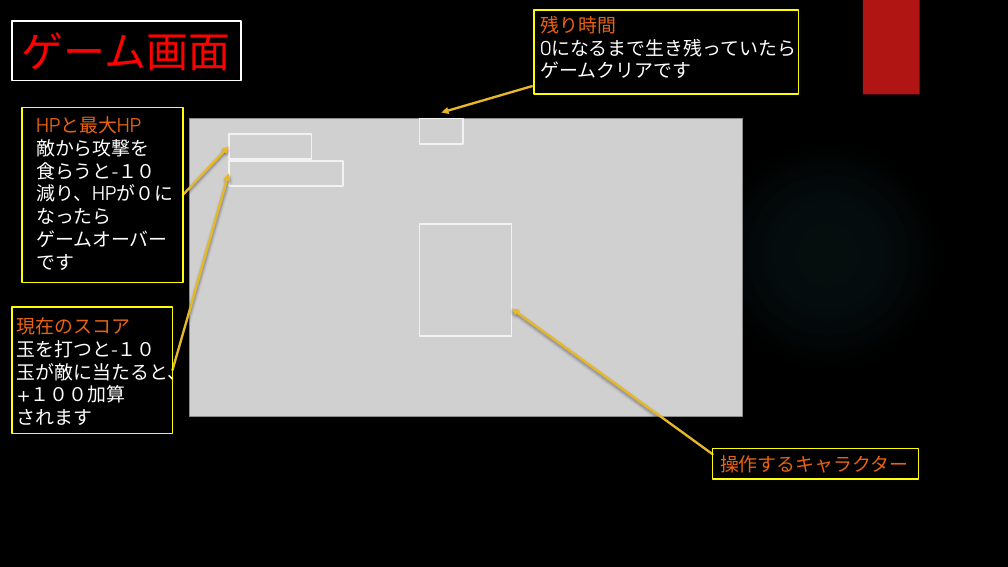
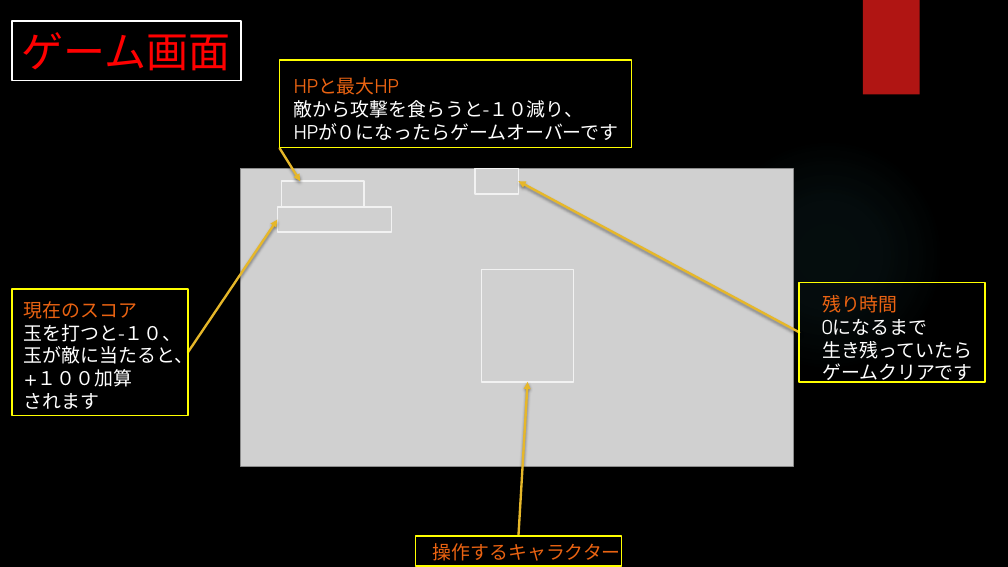
Before and after one commit to aporo1219/CreateDOG, a slide deck: slide 4 of ゲーム制作企画書.pptx. Drawn at 1008x567 pixels with LibreOffice and Linux fonts; fonts in the diff are those of the drawing; grey boxes stand for pictures; background and template pictures are left out. Boxes give left, top, right and bottom in pixels: in the first picture for what was removed or moved away, otherwise in the second. Text is boxed around its words. In the diff, an @@ line names an element or a change of style, - is before the commit and + after.

```diff
--- a/ゲーム制作企画書.pptx
+++ b/ゲーム制作企画書.pptx
@@ rectangle: place and size @@
-rectangle at (22, 107, 183, 282)
+rectangle at (280, 60, 631, 147)
@@ text "HPと最大HP": place and size @@
-text "HPと最大HP" at (36, 116, 173, 270)
+text "HPと最大HP" at (294, 77, 619, 140)
@@ text at (294, 100, 619, 140): text changed @@
-敵から攻撃を
-食らうと-１０
-減り、HPが０に
-なったら
-ゲームオーバー
-です
+敵から攻撃を食らうと-１０減り、
+HPが０になったらゲームオーバーです
@@ arrow moved from (183, 195) - (229, 147) to (280, 148) - (300, 181) @@
@@ picture: place and size @@
-picture at (190, 119, 743, 417)
+picture at (240, 169, 793, 467)
@@ rectangle: place and size @@
-rectangle at (420, 119, 464, 144)
+rectangle at (475, 169, 519, 194)
@@ rectangle: place and size @@
-rectangle at (229, 161, 343, 186)
+rectangle at (278, 207, 392, 232)
@@ rectangle: place and size @@
-rectangle at (229, 134, 312, 159)
+rectangle at (282, 181, 364, 206)
@@ arrow moved from (532, 86) - (442, 113) to (799, 333) - (519, 181) @@
@@ arrow moved from (172, 371) - (229, 173) to (188, 352) - (278, 220) @@
@@ rectangle: place and size @@
-rectangle at (420, 224, 512, 337)
+rectangle at (482, 269, 574, 382)
@@ rectangle: place and size @@
-rectangle at (12, 307, 172, 433)
+rectangle at (12, 290, 188, 416)
@@ text "現在のスコア": place and size @@
-text "現在のスコア" at (17, 317, 186, 425)
+text "現在のスコア" at (24, 301, 193, 409)
@@ rectangle: place and size @@
-rectangle at (534, 10, 799, 94)
+rectangle at (799, 283, 985, 382)
@@ text "残り時間": place and size @@
-text "残り時間" at (541, 16, 796, 78)
+text "残り時間" at (822, 295, 973, 383)
@@ text at (24, 324, 181, 342): text changed @@
-玉を打つと-１０
+玉を打つと-１０、
@@ text at (822, 319, 972, 359): text changed @@
-0になるまで生き残っていたら
+0になるまで
+生き残っていたら
@@ arrow moved from (713, 454) - (512, 309) to (519, 536) - (528, 382) @@
@@ rectangle: place and size @@
-rectangle at (713, 449, 920, 479)
+rectangle at (415, 536, 622, 566)
@@ text "操作するキャラクター": place and size @@
-text "操作するキャラクター" at (720, 455, 908, 473)
+text "操作するキャラクター" at (433, 543, 621, 561)
```
Also in this commit, not shown: 3 other slides changed, 2 other files.
